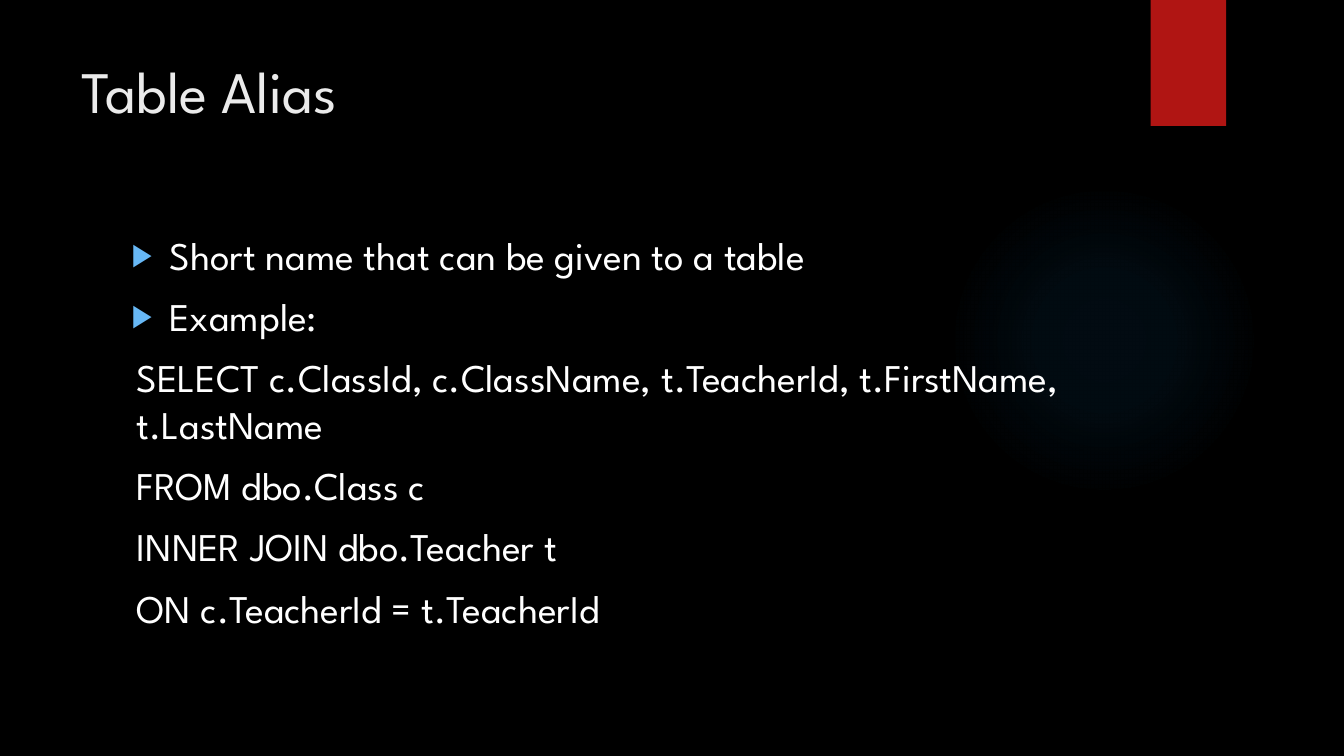
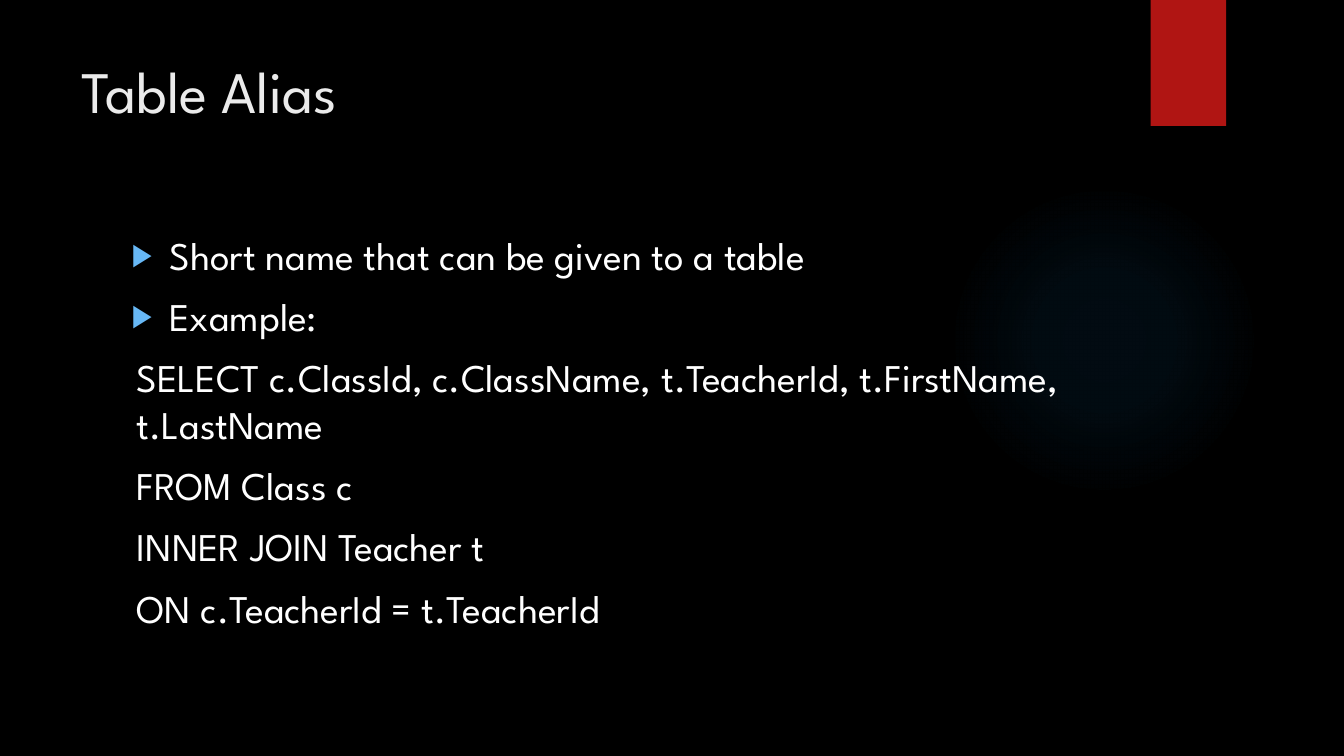
Before and after one commit to LogolsLLC/LogolsFebruary2018, a slide deck: slide 24 of Slides/04_Sql_TrainingPlan.pptx. Drawn at 1344x756 pixels with LibreOffice and Linux fonts; fonts in the diff are those of the drawing; background and template pictures are left out. Boxes give left, top, right and bottom in pixels: in the first picture for what was removed or moved away, otherwise in the second. Text is boxed around its words. In the diff, an @@ line names an element or a change of style, - is before the commit and + after.

```diff
--- a/Slides/04_Sql_TrainingPlan.pptx
+++ b/Slides/04_Sql_TrainingPlan.pptx
@@ text at (x1=137, y1=473, x2=485, y2=562): text changed @@
-FROM dbo.Class c
-INNER JOIN dbo.Teacher t
+FROM Class c
+INNER JOIN Teacher t
```
Also in this commit, not shown: 10 other slides changed, 9 other files.
